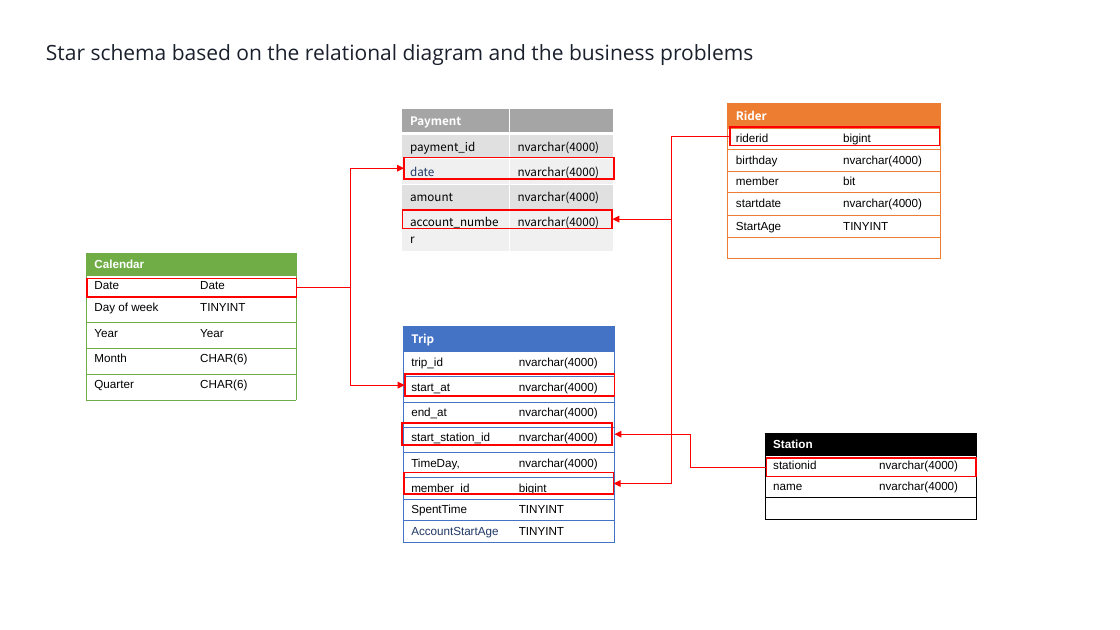
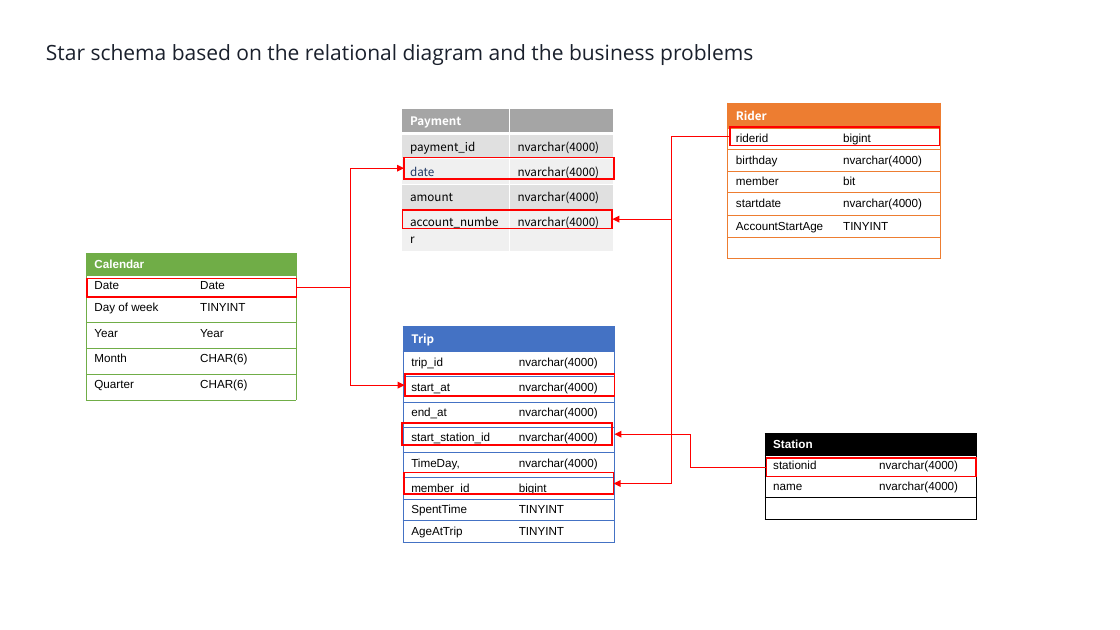
Before and after one commit to fbamuse/Udacity-Data-Engineering-with-Microsoft-Azure, a slide deck: slide 3 of BikeShareDataAnalytics/StarSchemaDesigned .pptx. Drawn at 1120x630 pixels with LibreOffice and Linux fonts; fonts in the diff are those of the drawing. Boxes give left, top, right and bottom in pixels: in the first picture for what was removed or moved away, otherwise in the second. Text is boxed around its words. In the diff, an @@ line names an element or a change of style, - is before the commit and + after.

```diff
--- a/BikeShareDataAnalytics/StarSchemaDesigned .pptx
+++ b/BikeShareDataAnalytics/StarSchemaDesigned .pptx
@@ table at (728,103,941,260) @@
-row 6, column 1: StartAge
+row 6, column 1: AccountStartAge
@@ table at (403,326,615,542) @@
-row 9, column 1: AccountStartAge
+row 9, column 1: AgeAtTrip
```
Also in this commit, not shown: 3 other slides changed, 4 other files.
